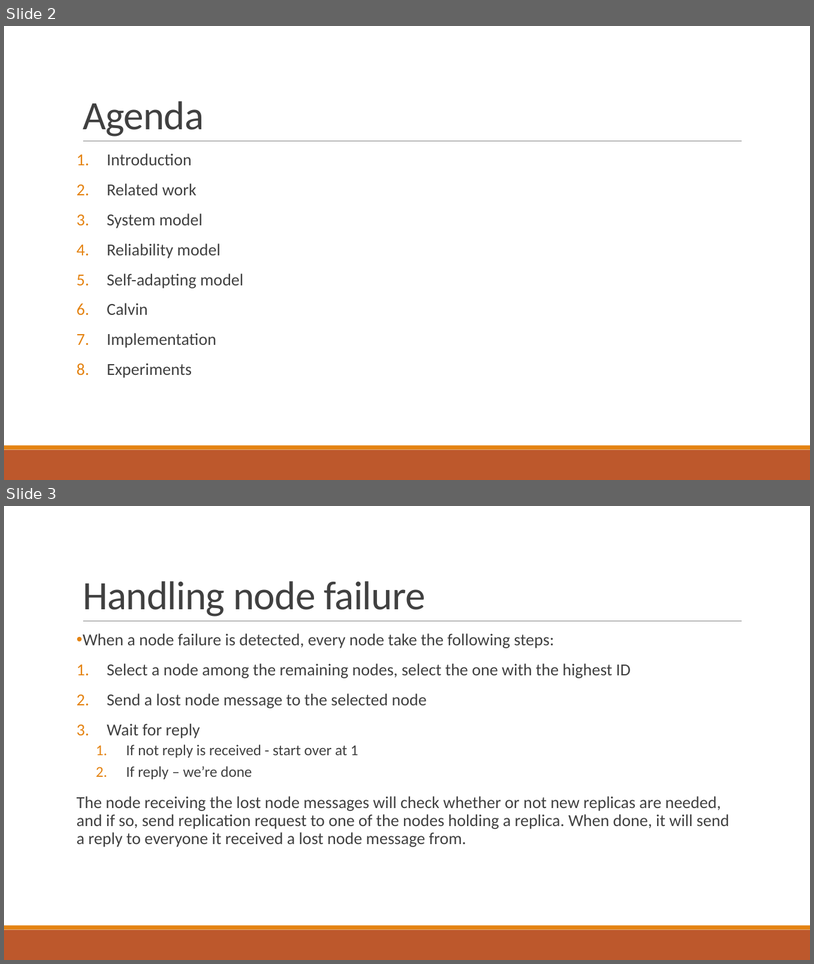
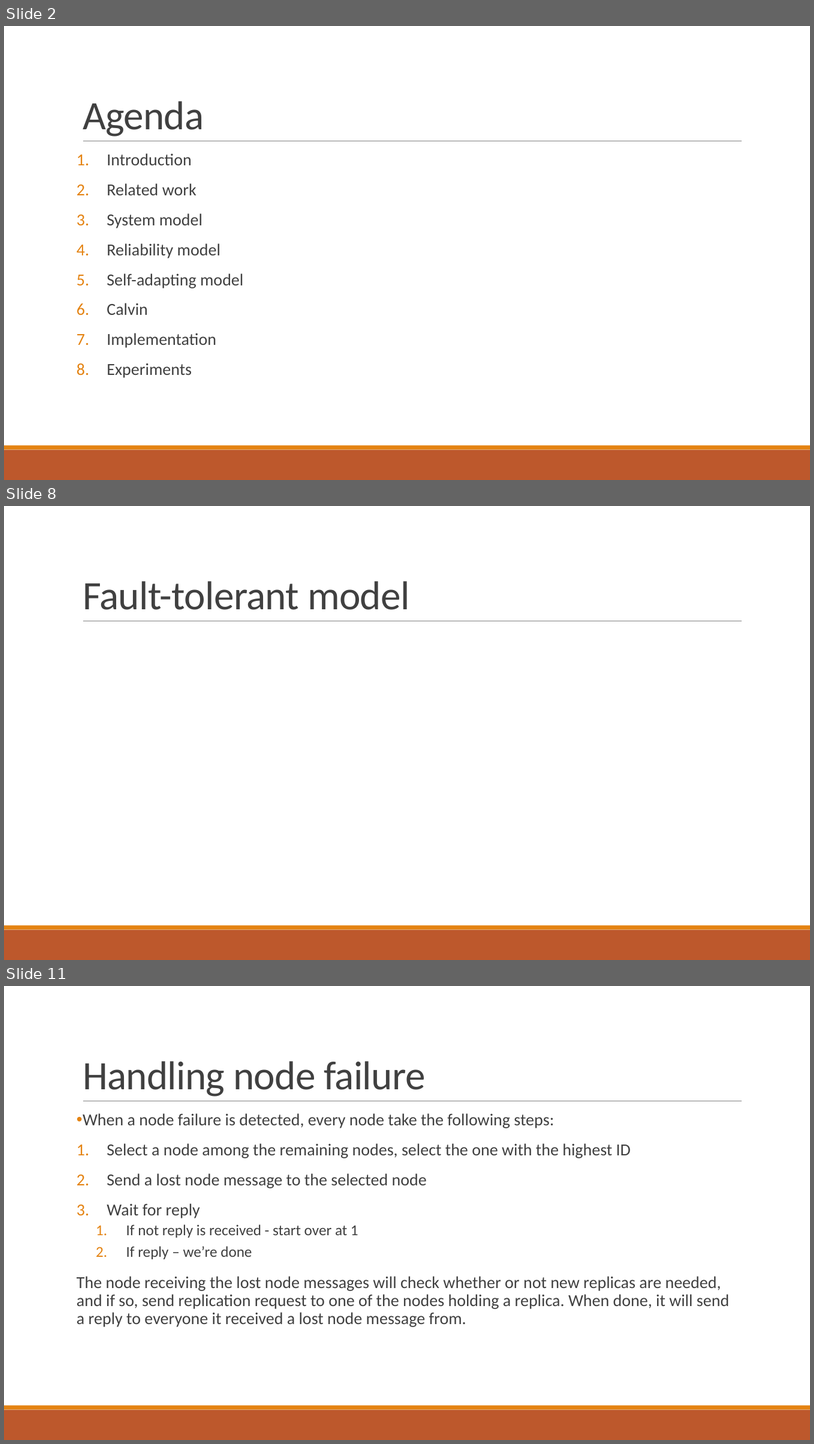
Before and after one commit to PStahl/master_thesis, a slide deck: presentation/presentation.pptx. Shown one above the other, each under a label of ours: slides 2 and 3 before the commit, slides 2, 8 and 11 after it; the slides between them are not shown. The pictures are 814x964 and 814x1444 pixels, drawn with LibreOffice and Linux fonts; fonts in the diff are those of the drawing. Boxes give left, top, right and bottom in pixels: in the first picture for what was removed or moved away, otherwise in the second. Text is boxed around its words. In the diff, an @@ line names an element or a change of style, - is before the commit and + after.

```diff
--- a/presentation/presentation.pptx
+++ b/presentation/presentation.pptx
@@ slide 8 added at (x1=4, y1=506, x2=810, y2=960), background #FFFFFF; not listed: 3 template elements that a slide beside it also shows @@
@@ title added at (x1=83, y1=581, x2=410, y2=610), 48 pt, text #404040 @@
+Fault-tolerant model
@@ what was slide 3 is now slide 11 @@
```
Also in this commit, not shown: 7 other slides added.
